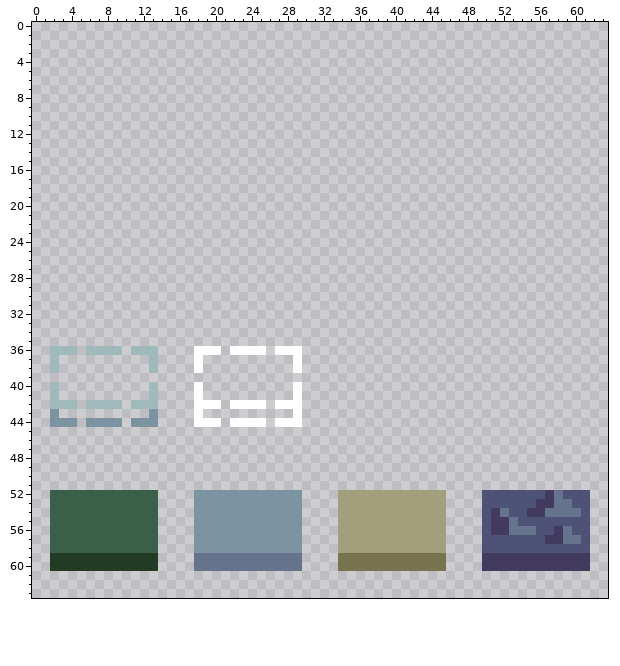
A pixel-art file gets an edit: Prototypes/Block Colony/Assets/Sprites/InGameSprites.aseprite. This is how it looked before the edit.
64x64 pixels, 1 frame.
Now the later version:
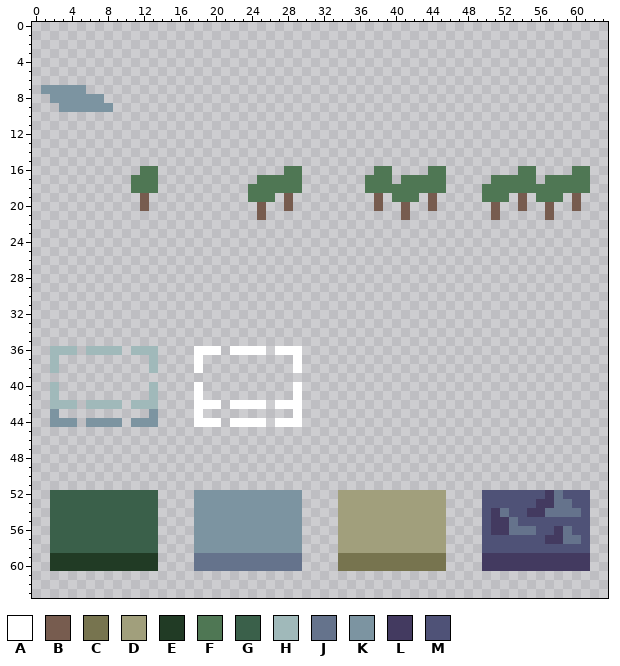
Palette (. is transparent): A #ffffff  B #775c4f  C #77744f  D #a19f7c  E #213b25  F #4f7754  G #3a604a  H #a0b9ba  J #65738c  K #7c94a1  L #433a60  M #4f5277
The edit:
{"where": "layer \"Layer 1\""}
{"y":7,"x":1,"old":".....","new":"KKKKK"}
{"y":8,"x":2,"old":"......","new":"KKKKKK"}
{"y":9,"x":3,"old":"......","new":"KKKKKK"}
{"y":16,"x":12,"old":"..","new":"FF"}
{"y":16,"x":28,"old":"..","new":"FF"}
{"y":16,"x":38,"old":"..","new":"FF"}
{"y":16,"x":44,"old":"..","new":"FF"}
{"y":16,"x":54,"old":"..","new":"FF"}
{"y":16,"x":60,"old":"..","new":"FF"}
{"y":17,"x":11,"old":"...","new":"FFF"}
{"y":17,"x":25,"old":".....","new":"FFFFF"}
{"y":17,"x":37,"old":"...","new":"FFF"}
{"y":17,"x":41,"old":".....","new":"FFFFF"}
{"y":17,"x":51,"old":".....","new":"FFFFF"}
{"y":17,"x":57,"old":".....","new":"FFFFF"}
{"y":18,"x":11,"old":"...","new":"FFF"}
{"y":18,"x":24,"old":"......","new":"FFFFFF"}
{"y":18,"x":37,"old":".........","new":"FFFFFFFFF"}
{"y":18,"x":50,"old":"............","new":"FFFFFFFFFFFF"}
{"y":19,"x":12,"old":".","new":"B"}
{"y":19,"x":24,"old":"...","new":"FFF"}
{"y":19,"x":28,"old":".","new":"B"}
{"y":19,"x":38,"old":".","new":"B"}
{"y":19,"x":40,"old":"...","new":"FFF"}
{"y":19,"x":44,"old":".","new":"B"}
{"y":19,"x":50,"old":"...","new":"FFF"}
{"y":19,"x":54,"old":".","new":"B"}
{"y":19,"x":56,"old":"...","new":"FFF"}
{"y":19,"x":60,"old":".","new":"B"}
{"y":20,"x":12,"old":".","new":"B"}
{"y":20,"x":25,"old":".","new":"B"}
{"y":20,"x":28,"old":".","new":"B"}
{"y":20,"x":38,"old":".","new":"B"}
{"y":20,"x":41,"old":".","new":"B"}
{"y":20,"x":44,"old":".","new":"B"}
{"y":20,"x":51,"old":".","new":"B"}
{"y":20,"x":54,"old":".","new":"B"}
{"y":20,"x":57,"old":".","new":"B"}
{"y":20,"x":60,"old":".","new":"B"}
{"y":21,"x":25,"old":".","new":"B"}
{"y":21,"x":41,"old":".","new":"B"}
{"y":21,"x":51,"old":".","new":"B"}
{"y":21,"x":57,"old":".","new":"B"}
